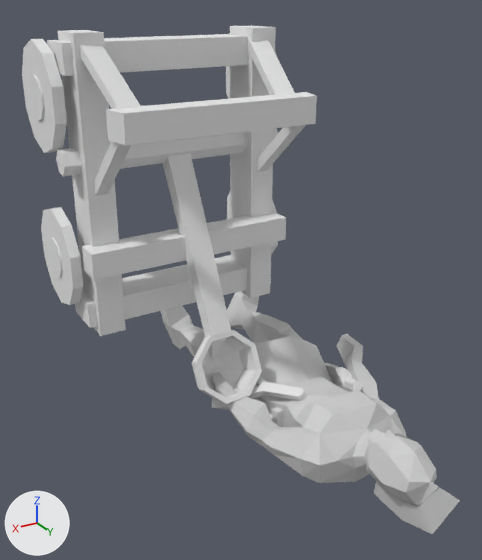
What one commit did to the Blender file techs/megapack/romans/catapult_sit.blend.
Before and after are seen from a 50 mm lens placed at (1.76, 4.21, 1.11), pointed at (-0.02, 1.24, -0.37). The lights are fixed; the arrows at lower left show +X, +Y and +Z.
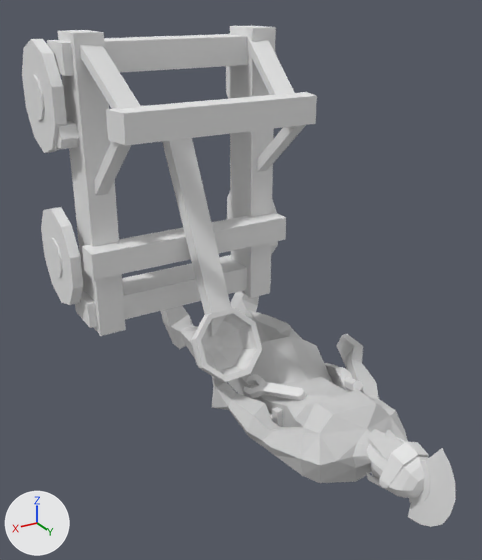
Diff of the bpy script that builds the scene:
```diff
--- a/techs/megapack/romans/catapult_sit.blend.py
+++ b/techs/megapack/romans/catapult_sit.blend.py
@@ mat_materialspee_001 @@
+mat_materialspee_001 = diffuse_material('Materialspee.001')
+mat_materialspee_001.base_color = (0.8, 0.8, 0.8)  # white #e7e7e7
@@ me_cylinder_001_material @@
 me_cylinder_001_material.from_pydata(...)  # 452 vertices, 851 faces; spans x -0.56..0.56, y -0.03..2.55, z -0.29..0.3
 # used by ob_cylinder_001_material; location = (-0.44, 0.023, -1.268)
+# me_cylinder_001_material part 1: the loose piece of 38 vertices spanning x -0.14..0.14, y 1.98..2.43, z -0.11..0.24 is deleted
+# me_cylinder_001_material part 2: the loose piece of 11 vertices spanning x -0.02..0.02, y 1.99..2.55, z -0.25..0.14 is deleted
 me_cylinder_001_material.materials.append(mat_material_008)
@@ me_speer_man_st_material @@
+me_speer_man_st_material.from_pydata(...)  # 155 vertices, 278 faces; spans x -0.142..0.142, y -0.267..0.267, z -0.258..0.258
+me_speer_man_st_material.materials.append(mat_materialspee_001)  # its picture is missing
@@ ob_cylinder @@
 ob_cylinder = bpy.data.objects.new('Cylinder', me_cylinder_001)
-ob_cylinder.location = (0.018, 1.117, -0.992)
+ob_cylinder.location = (0.018, 1.117, -0.84)
 ob_cylinder.rotation_euler = (-1.572, -0.342, -0.173)  # degrees (-90, -20, -10)
@@ ob_speer_man_st_material @@
+ob_speer_man_st_material = bpy.data.objects.new('speer_man_st_Material', me_speer_man_st_material)
+ob_speer_man_st_material.location = (-0.434, 2.29, -1.187)
+ob_speer_man_st_material.rotation_euler = (0.01, -0.05, -0.0005)  # degrees (0.6, -2.9, -0)
```

Changed parts and their boxes [x1, y1, x2, y2] in the pictures (482 x 560 px):
'Cylinder.001_Material', reshaped (17% narrower, 21% shorter)
    before: [161, 291, 460, 534]
    after: [161, 291, 408, 483]
'Cylinder', moved
    before: [56, 128, 278, 404]
    after: [56, 121, 262, 382]
'speer_man_st_Material', added
    after: [366, 438, 455, 527]
part 1 of me_cylinder_001_material, deleted
    before: [365, 433, 439, 506]
part 2 of me_cylinder_001_material, deleted
    before: [374, 481, 460, 534]
